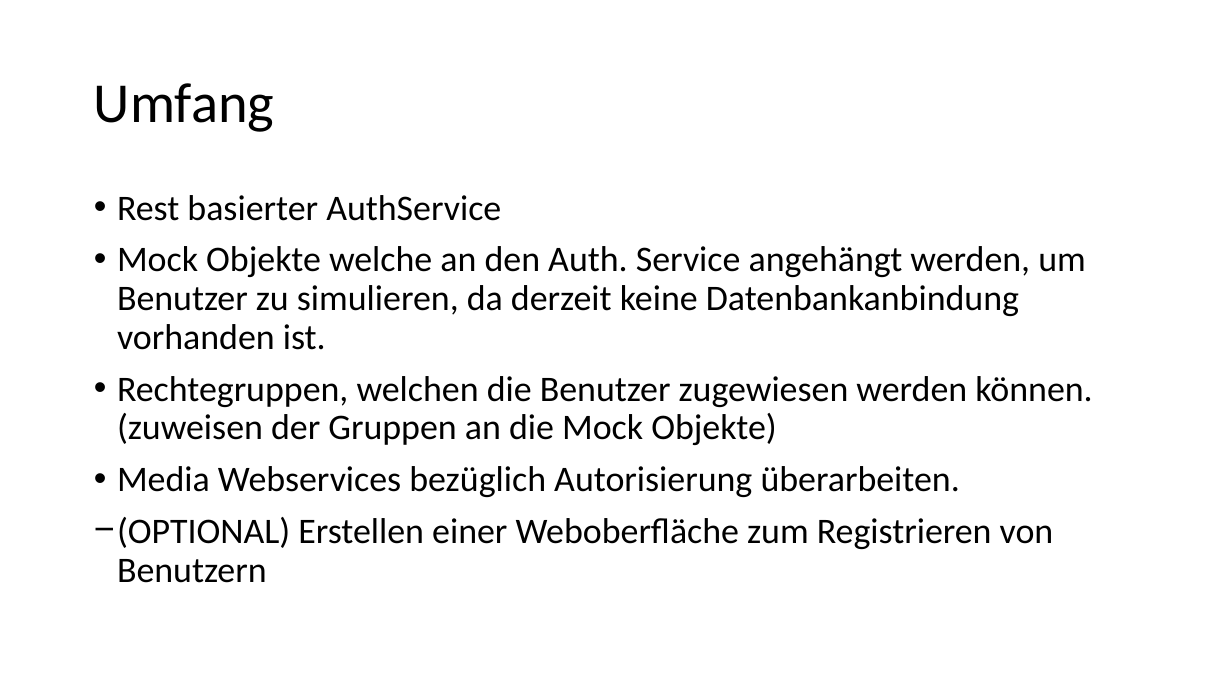
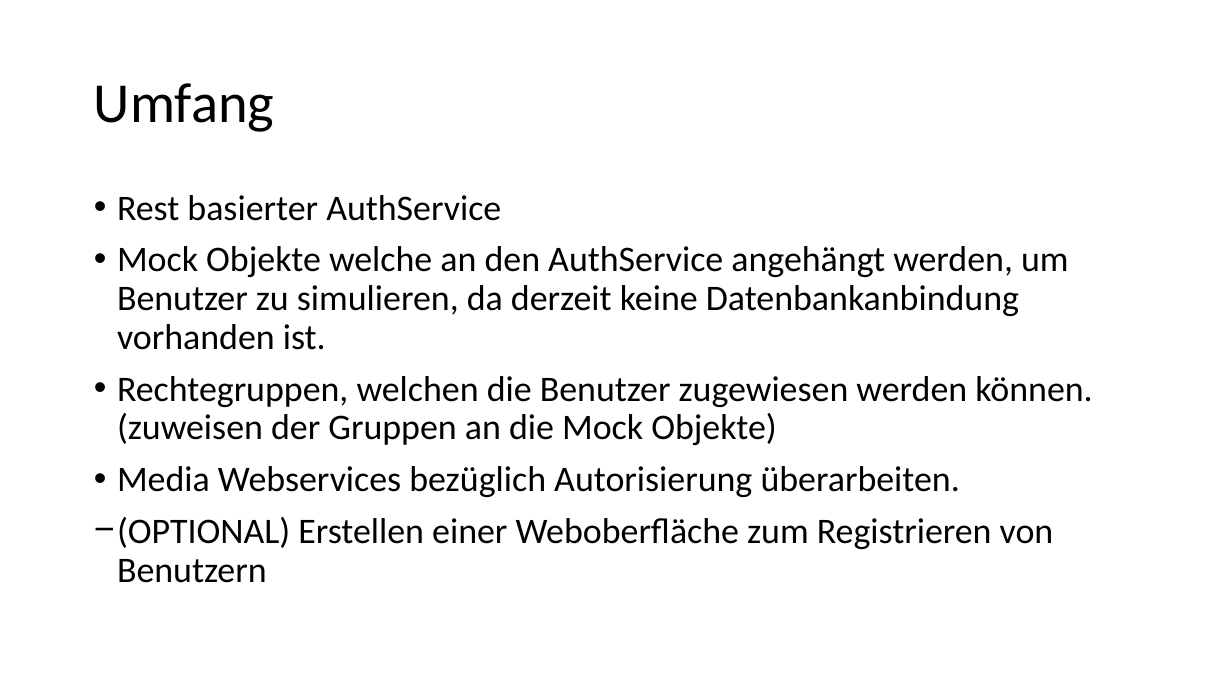
Before and after one commit to abcshmedu/pbl-fhkn, a slide deck: slide 5 of documents/Präsentation.pptx. Drawn at 1232x693 pixels with LibreOffice and Linux fonts; fonts in the diff are those of the drawing. Boxes give left, top, right and bottom in pixels: in the first picture for what was removed or moved away, otherwise in the second. Text is boxed around its words. In the diff, an @@ line names an element or a change of style, - is before the commit and + after.

Commit message:
Ausformulierung der Notizen bei der Präsentation

```diff
--- a/documents/Präsentation.pptx
+++ b/documents/Präsentation.pptx
@@ text at [117, 246, 1069, 350]: text changed @@
-• Mock Objekte welche an den Auth. Service angehängt werden, um Benutzer zu simulieren, da derzeit keine Datenbankanbindung vorhanden ist.
+• Mock Objekte welche an den AuthService angehängt werden, um Benutzer zu simulieren, da derzeit keine Datenbankanbindung vorhanden ist.
```
